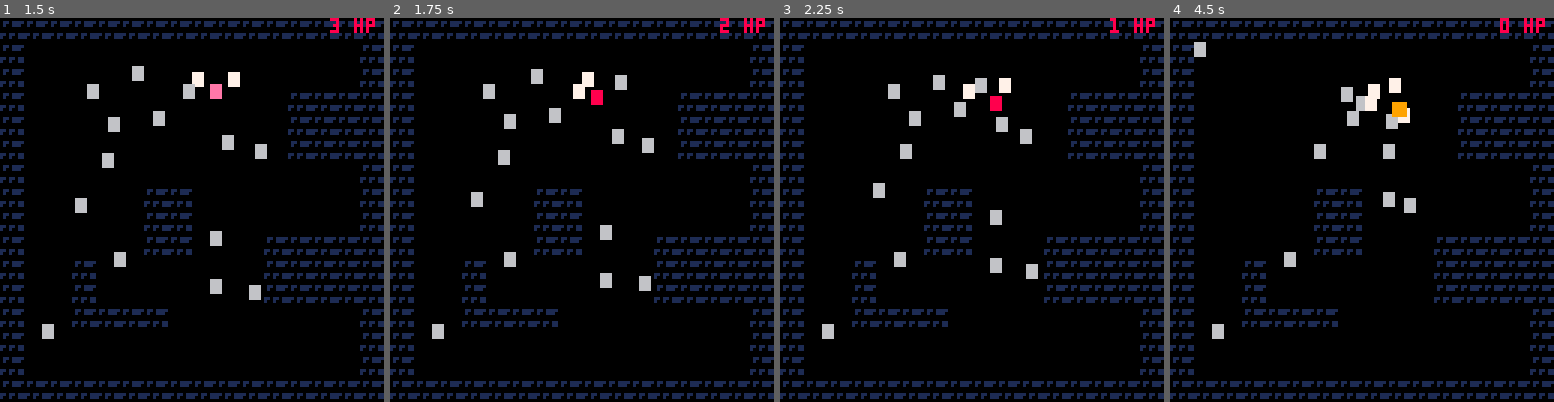
Above: before the commit, frames 1-4 (left to right).
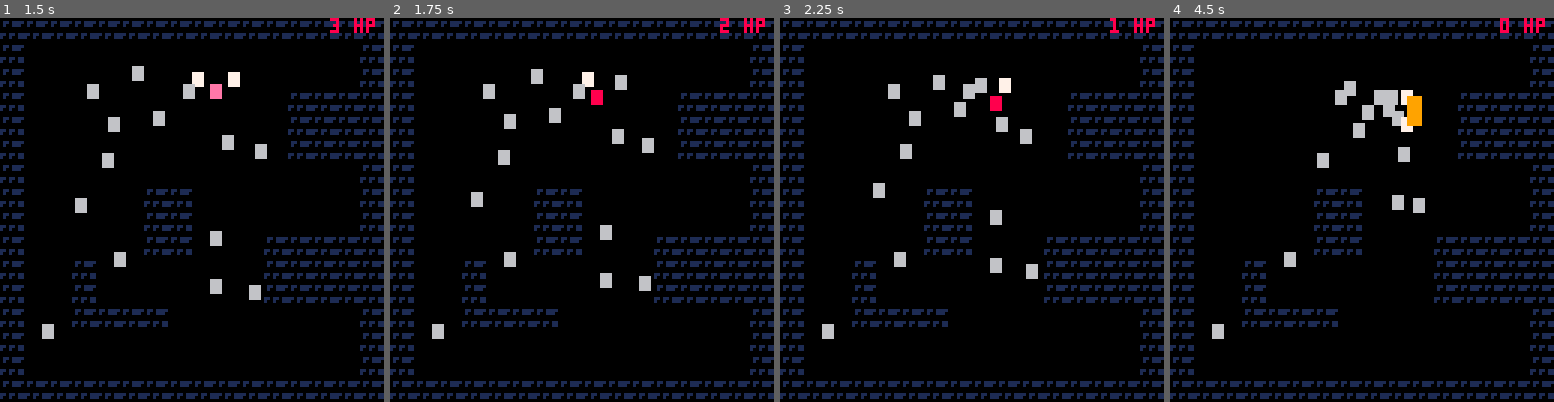
Above: after the commit, the same moments.

Repository: ironchestgames/pico-8-carts
Game: PICO-8 cartridge epicevilender.p8
Two runs of this game, one before a commit and one after it. Both use one fixed random seed, a clock stepped at 60 frames per second and the inputs below.
Inputs:
- Up to frame 1 (1.5 s): tap X (X key) at 0.33, 1.07 s; tap O (Z key) at 0.7 s
- Up to frame 2 (1.75 s): hold Right from 1.6 s (still down); tap O (Z key) at 1.7 s
- Up to frame 3 (2.25 s): tap X (X key) at 1.85 s; release Right at 2.1 s; tap O (Z key) at 2.1 s; hold Up from 2.15 s (still down)
- Up to frame 4 (4.5 s): release Up at 2.42 s; hold Right 2.47-3.03 s; tap O (Z key) every 0.4 s from 2.5 to 4.1 s; tap X (X key) at 2.97, 4.08 s; hold Left 3.08-3.58 s; hold Down 3.63-3.97 s; hold Right from 4.02 s (still down)

Frame 1 is identical in both runs. In frame 2, 0.1% of the frame differs, in the area x 47-51%, y 17-22%; in frame 3, 0.1%; in frame 4, 2.7%, in the area x 6-67%, y 6-51%.

Commit message:
epicevilender - added waiting ai state

Diff:
--- a/epicevilender.p8
+++ b/epicevilender.p8
@@ -173,6 +173,7 @@
 
  -- set up result
  local dx,dy=_dx,_dy
+ local hascollided=false
 
  -- set aabb halfs
  newaabb.halfw=aabb.halfw
@@ -191,6 +192,7 @@
   elseif dx < 0 then
    dx=(idealdistx-curdistx)
   end
+  hascollided=true
  end
 
  -- set next pos along y
@@ -206,9 +208,10 @@
   elseif _dy < 0 then
    dy=(idealdisty-curdisty)
   end
- end
-
- return dx,dy
+  hascollided=true
+ end
+
+ return dx,dy,hascollided
 end
 
 btnmasktoangle={
@@ -276,9 +279,9 @@
  normal=function(actor)
 
   local ai=actor.ai
-  local newstate='idling'
-
-  if actor.state == 'recovering'then
+
+  if actor.state == 'recovering' or
+     actor.state == 'waiting' then
    actor.state_counter-=1
    if actor.state_counter <= 0 then
     actor.state='idling'
@@ -404,6 +407,7 @@
       idling=aibehaviours.standingstill,
       recovering=aibehaviours.recoveringfromhit,
       attacking=aibehaviours.normalattack,
+      waiting=aibehaviours.standingstill,
      },
     })
 
@@ -539,7 +543,7 @@
  for actor in all(actors) do
   for other in all(actors) do
    if other != actor then
-    local _dx,_dy=collideaabbs(
+    local _dx,_dy,hascollided=collideaabbs(
       actor,
       other,
       actor.dx,
@@ -547,6 +551,11 @@
 
     actor.dx=_dx
     actor.dy=_dy
+
+    if actor.ai and other.ai and hascollided then
+     actor.state='waiting'
+     actor.state_counter=120
+    end
    end
   end
  end
